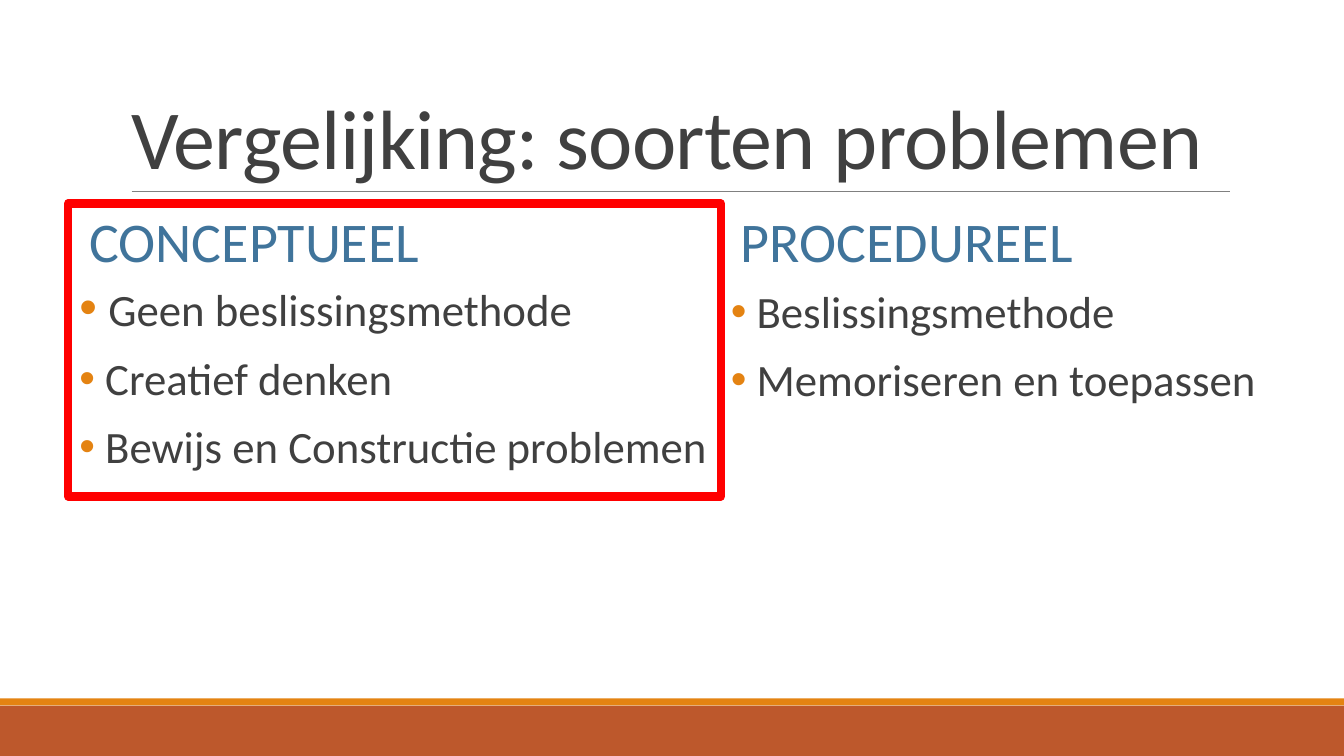
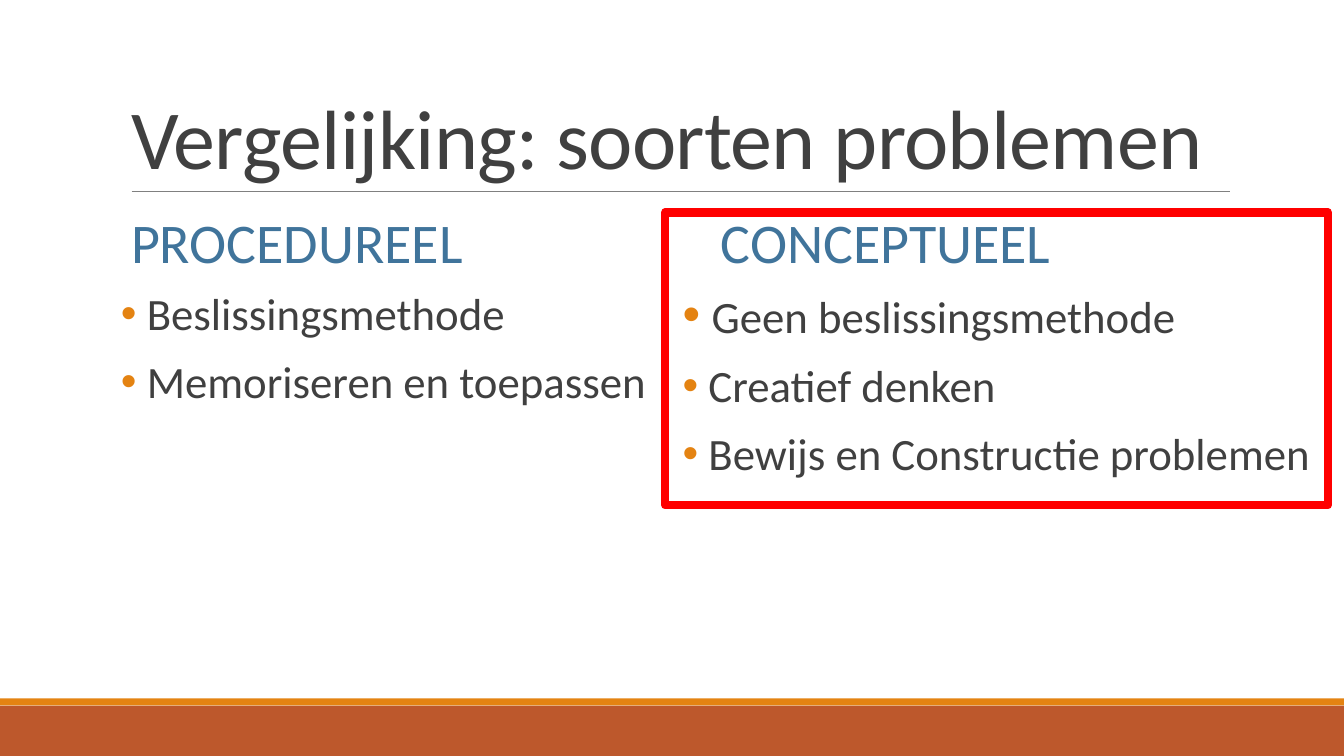
Before and after one commit to TomDeGroote/Bachelorproef, a slide deck: slide 7 of Opdracht 2/Literatuurstudie.pptx. Drawn at 1344x756 pixels with LibreOffice and Linux fonts; fonts in the diff are those of the drawing. Boxes give left, top, right and bottom in pixels: in the first picture for what was removed or moved away, otherwise in the second. Text is boxed around its words. In the diff, an @@ line names an element or a change of style, - is before the commit and + after.

Commit message:
Toepassen aanpassingen Jeroen

```diff
--- a/Opdracht 2/Literatuurstudie.pptx
+++ b/Opdracht 2/Literatuurstudie.pptx
@@ text "PROCEDUREEL": place and size @@
-text "PROCEDUREEL" at bbox=[741, 225, 1073, 263]
+text "PROCEDUREEL" at bbox=[131, 226, 463, 264]
@@ text "CONCEPTUEEL": place and size @@
-text "CONCEPTUEEL" at bbox=[89, 225, 419, 263]
+text "CONCEPTUEEL" at bbox=[721, 226, 1051, 264]
@@ rectangle: place and size @@
-rectangle at bbox=[69, 204, 721, 497]
+rectangle at bbox=[665, 213, 1328, 506]
@@ text at bbox=[147, 299, 645, 406]: text changed @@
-• Geen beslissingsmethode
-• Creatief denken
-• Bewijs en Constructie problemen
+• Beslissingsmethode
+• Memoriseren en toepassen
@@ text at bbox=[708, 302, 1310, 478]: text changed @@
-• Beslissingsmethode
-• Memoriseren en toepassen
+• Geen beslissingsmethode
+• Creatief denken
+• Bewijs en Constructie problemen
```
Also in this commit, not shown: 7 other slides changed, 5 slides added, 5 slides removed.
